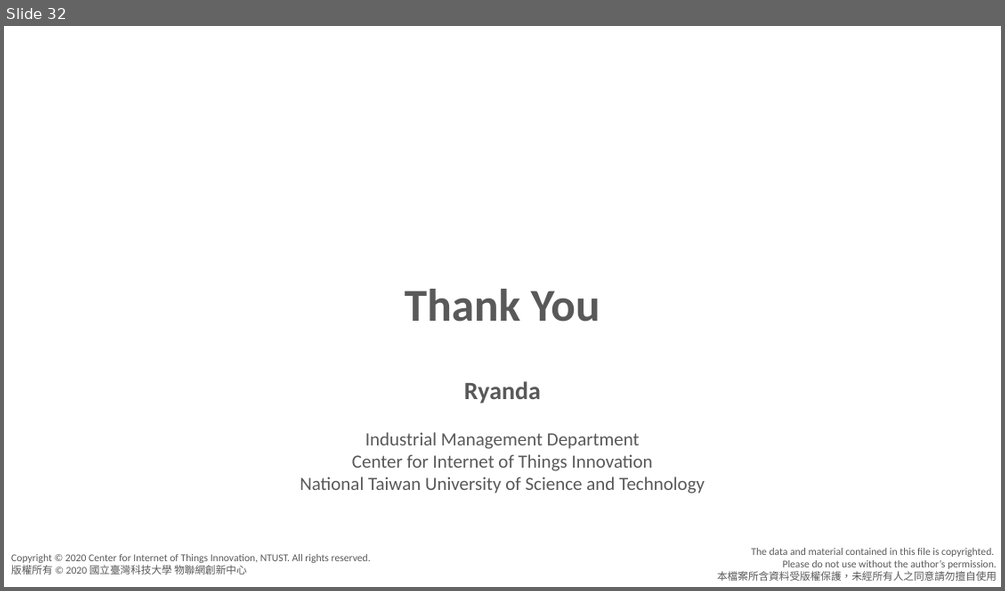
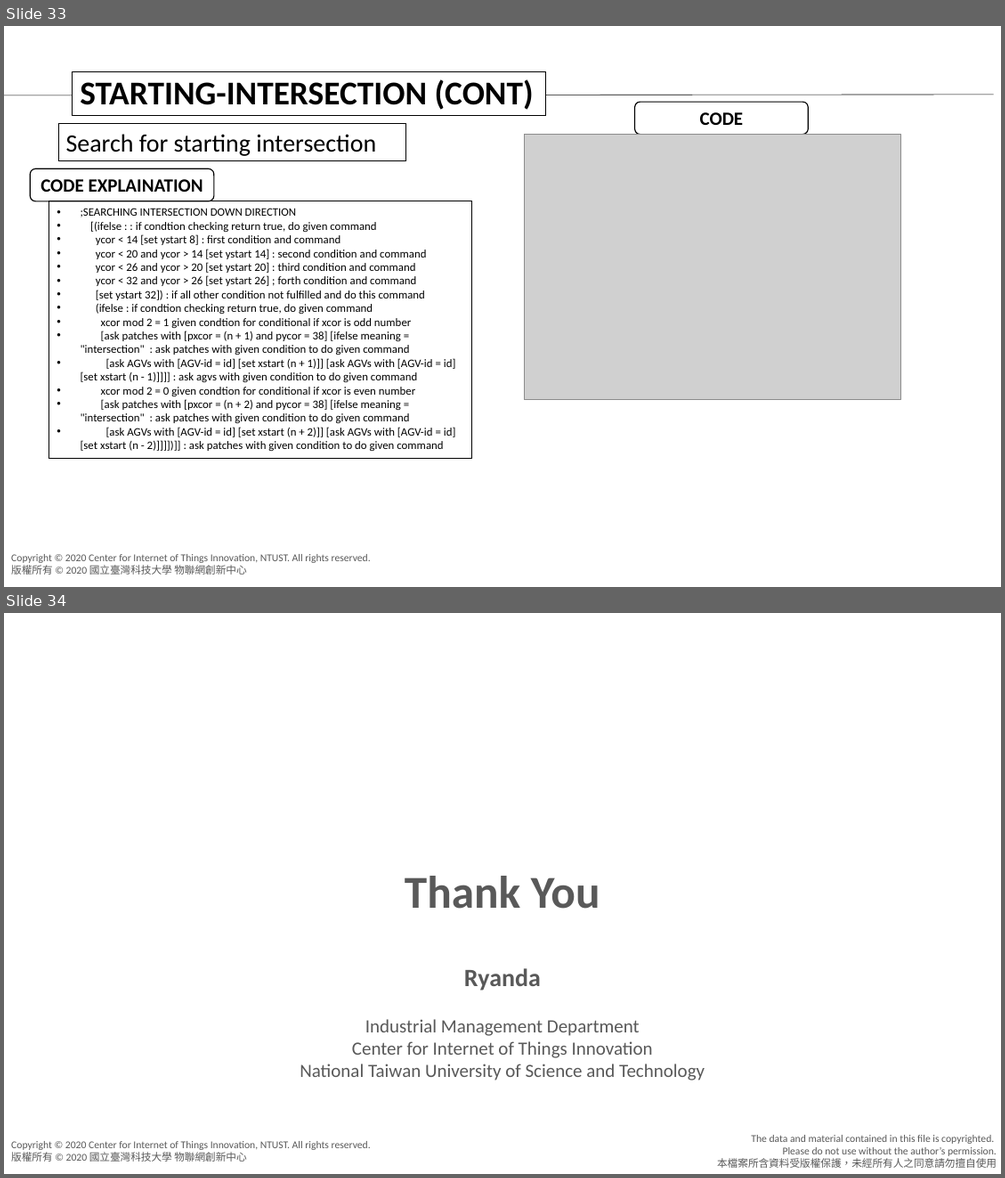
Before and after one commit to agnesyosephine/kiva, a slide deck: Tutorial/Code Learning-Ryanda.pptx. Shown one above the other, each under a label of ours: slide 32 before the commit, slides 33 and 34 after it. The pictures are 1005x591 and 1005x1178 pixels, drawn with LibreOffice and Linux fonts; fonts in the diff are those of the drawing; grey boxes stand for pictures; background and template pictures are left out. Boxes give left, top, right and bottom in pixels: in the first picture for what was removed or moved away, otherwise in the second. Text is boxed around its words. In the diff, an @@ line names an element or a change of style, - is before the commit and + after.

Commit message:
First Attempt

```diff
--- a/Tutorial/Code Learning-Ryanda.pptx
+++ b/Tutorial/Code Learning-Ryanda.pptx
@@ slide 33 added at [4,26,1001,587], background #FFFFFF; not listed: 1 template element that a slide beside it also shows @@
@@ rectangle added at [73,71,546,116], fill #FFFFFF, outline #000000 0.75 pt, 32 pt, text #000000, bold @@
+STARTING-INTERSECTION (CONT)
@@ line added from (4, 95) to (994, 95), #000000 0.5 pt @@
@@ rounded rectangle added at [635,102,809,135], fill #FFFFFF, outline #000000 1 pt, 18 pt, text #000000, bold @@
+CODE
@@ rectangle added at [58,124,406,161], outline #000000 0.75 pt, 24 pt, text #000000 @@
+Search for starting intersection
@@ picture added at [524,135,900,400] @@
@@ rounded rectangle added at [30,168,214,201], fill #FFFFFF, outline #000000 1 pt, 18 pt, text #000000, bold @@
+CODE EXPLAINATION
@@ rectangle added at [49,201,472,458], outline #000000 0.75 pt, 11 pt, text #000000 @@
+• ;SEARCHING INTERSECTION DOWN DIRECTION
+• [(ifelse : : if condtion checking return true, do given command
+• ycor < 14 [set ystart 8] : first condition and command
+• ycor < 20 and ycor > 14 [set ystart 14] : second condition and command
+• ycor < 26 and ycor > 20 [set ystart 20] : third condition and command
+• ycor < 32 and ycor > 26 [set ystart 26] ; forth condition and command
+• [set ystart 32]) : if all other condition not fulfilled and do this command
+• (ifelse : if condtion checking return true, do given command
+• xcor mod 2 = 1 given condtion for conditional if xcor is odd number
+• [ask patches with [pxcor = (n + 1) and pycor = 38] [ifelse meaning = "intersection" : ask patches with given condition to do given command
+• [ask AGVs with [AGV-id = id] [set xstart (n + 1)]] [ask AGVs with [AGV-id = id] [set xstart (n - 1)]]]] : ask agvs with given condition to do given command
+• xcor mod 2 = 0 given condtion for conditional if xcor is even number
+• [ask patches with [pxcor = (n + 2) and pycor = 38] [ifelse meaning = "intersection" : ask patches with given condition to do given command
+• [ask AGVs with [AGV-id = id] [set xstart (n + 2)]] [ask AGVs with [AGV-id = id] [set xstart (n - 2)]]]])]] : ask patches with given condition to do given command
@@ rectangle added at [741,549,769,575], fill #FFFFFF, outline #FFFFFF 1 pt @@
@@ what was slide 32 is now slide 34 @@
```
Also in this commit, not shown: 1 other slide added, 6 other files.
